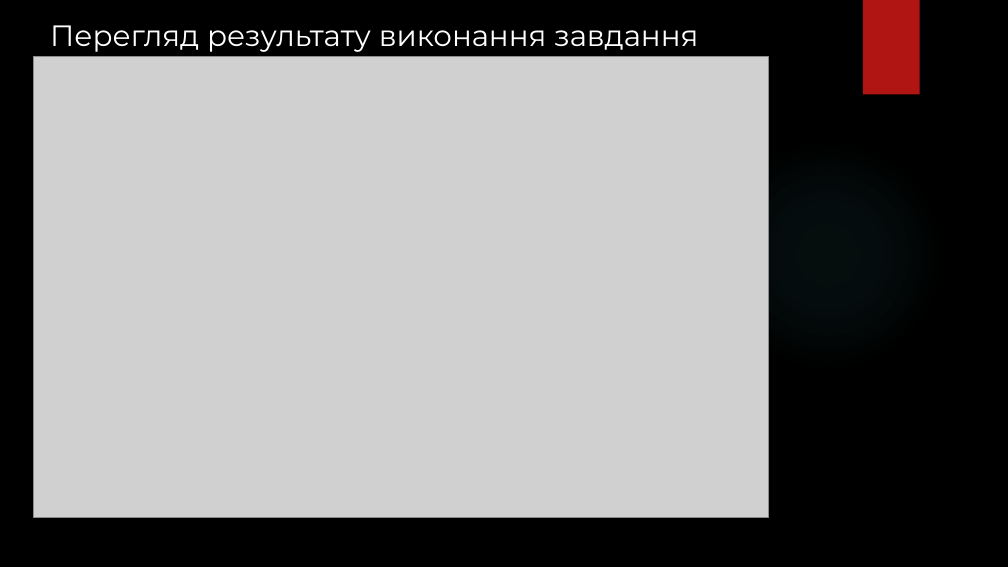
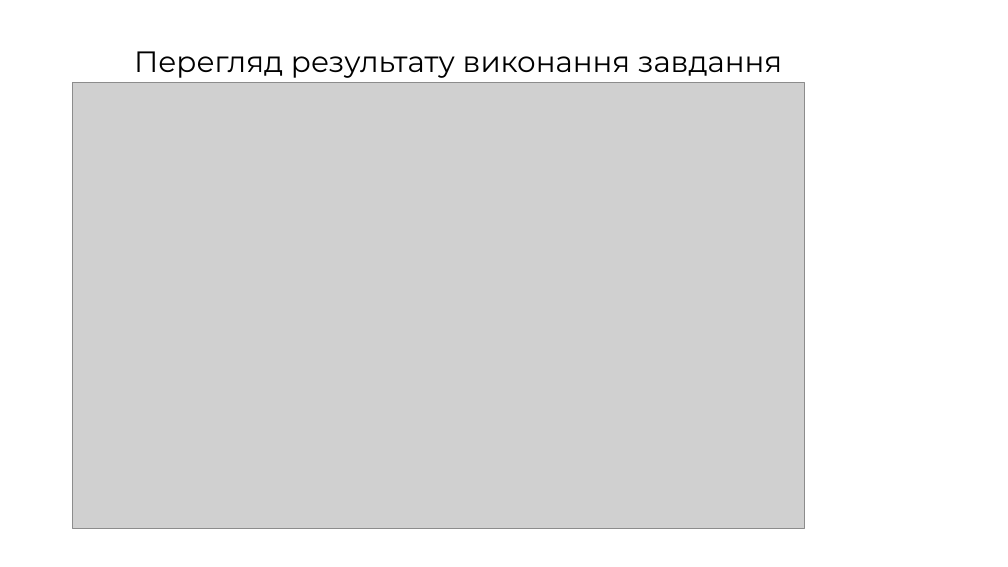
Before and after one commit to PavlezT/Reckon, a slide deck: slide 17 of documents/Супер_захист_ПавленкоВ.М.pptx (slide 16 before the commit). Drawn at 1008x567 pixels with LibreOffice and Linux fonts; fonts in the diff are those of the drawing; grey boxes stand for pictures; background and template pictures are left out. Boxes give left, top, right and bottom in pixels: in the first picture for what was removed or moved away, otherwise in the second. Text is boxed around its words. In the diff, an @@ line names an element or a change of style, - is before the commit and + after.

```diff
--- a/documents/Супер_захист_ПавленкоВ.М.pptx
+++ b/documents/Супер_захист_ПавленкоВ.М.pptx
@@ background picture (left out) to #FFFFFF @@
@@ rectangle removed at [863, 0, 920, 95] @@
@@ text "Перегляд результату виконання завдання": place and size @@
-text "Перегляд результату виконання завдання" at [50, 25, 698, 52]
+text "Перегляд результату виконання завдання" at [134, 51, 782, 78]
@@ text "Перегляд результату виконання завдання" at [134, 51, 782, 78]: text colour #FFFFFF to #000000 @@
@@ picture: place and size @@
-picture at [34, 57, 769, 517]
+picture at [73, 82, 805, 529]
@@ ellipse removed at [712, 138, 944, 371] @@
```
Also in this commit, not shown: 12 other slides changed, 7 slides added, 4 slides removed, 2 other files.
